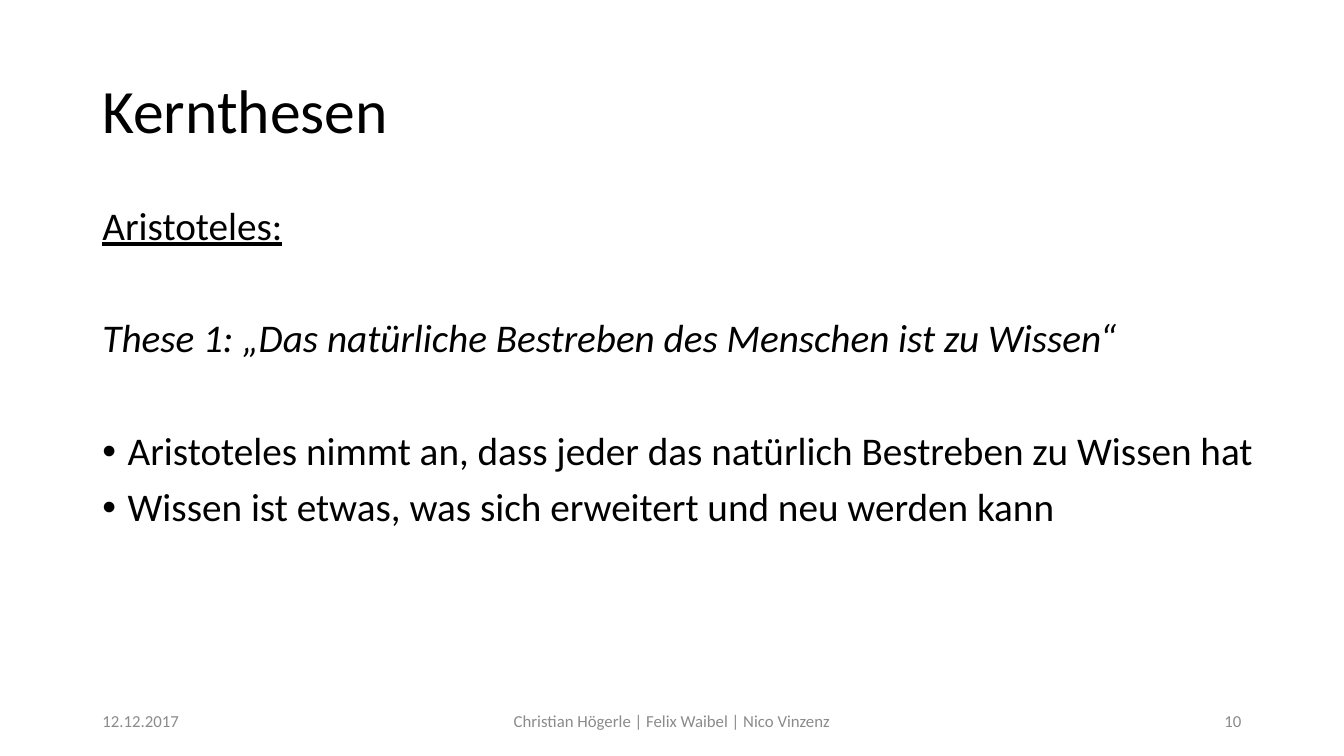
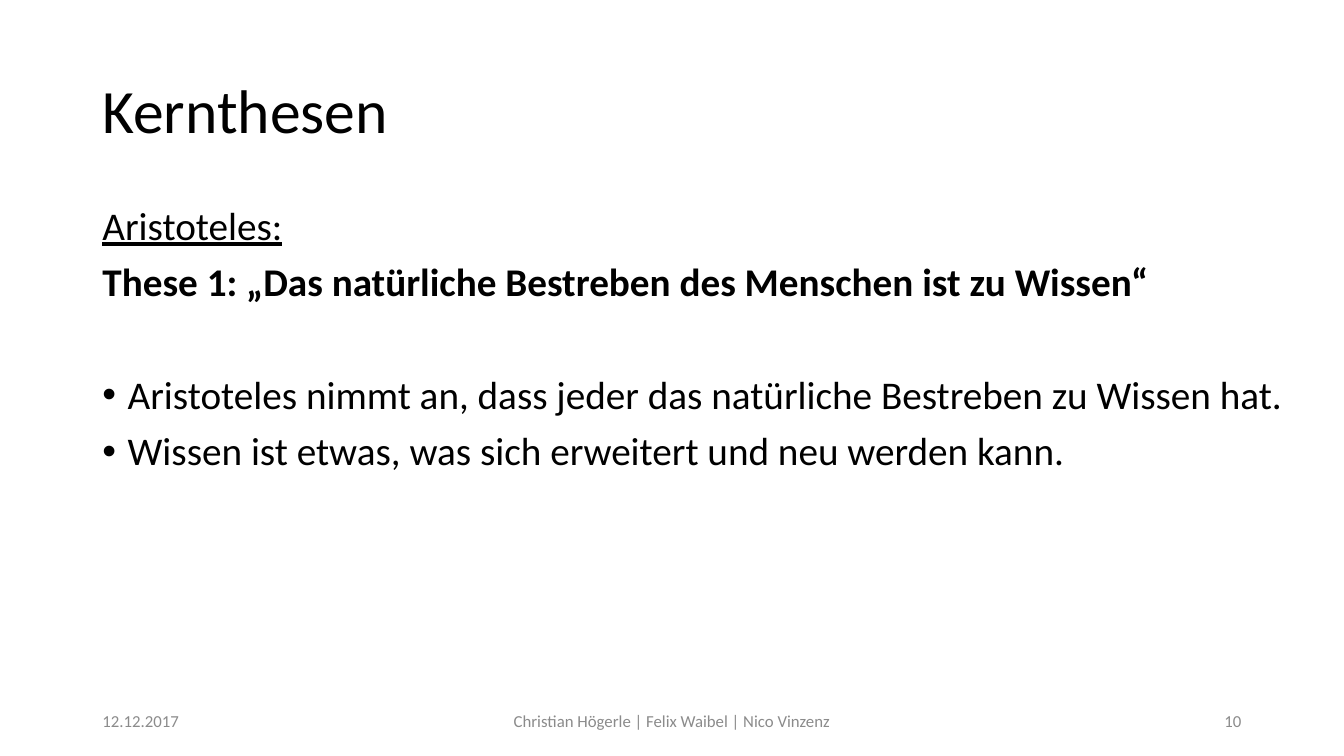
Before and after one commit to Fewa93/Berufsethik, a slide deck: slide 10 of Präsentation/Berufsethik.pptx. Drawn at 1344x756 pixels with LibreOffice and Linux fonts; fonts in the diff are those of the drawing. Boxes give left, top, right and bottom in pixels: in the first picture for what was removed or moved away, otherwise in the second. Text is boxed around its words. In the diff, an @@ line names an element or a change of style, - is before the commit and + after.

Commit message:
Aristoteles angepasst

```diff
--- a/Präsentation/Berufsethik.pptx
+++ b/Präsentation/Berufsethik.pptx
@@ text at (x1=102, y1=267, x2=1149, y2=302): bold on, italic off in "These 1: „Das natürliche Bestreben des Menschen ..." @@
@@ text at (x1=128, y1=381, x2=1282, y2=470): text changed @@
-• Aristoteles nimmt an, dass jeder das natürlich Bestreben zu Wissen hat
-• Wissen ist etwas, was sich erweitert und neu werden kann
+• Aristoteles nimmt an, dass jeder das natürliche Bestreben zu Wissen hat.
+• Wissen ist etwas, was sich erweitert und neu werden kann.
```
Also in this commit, not shown: 6 other slides changed.
